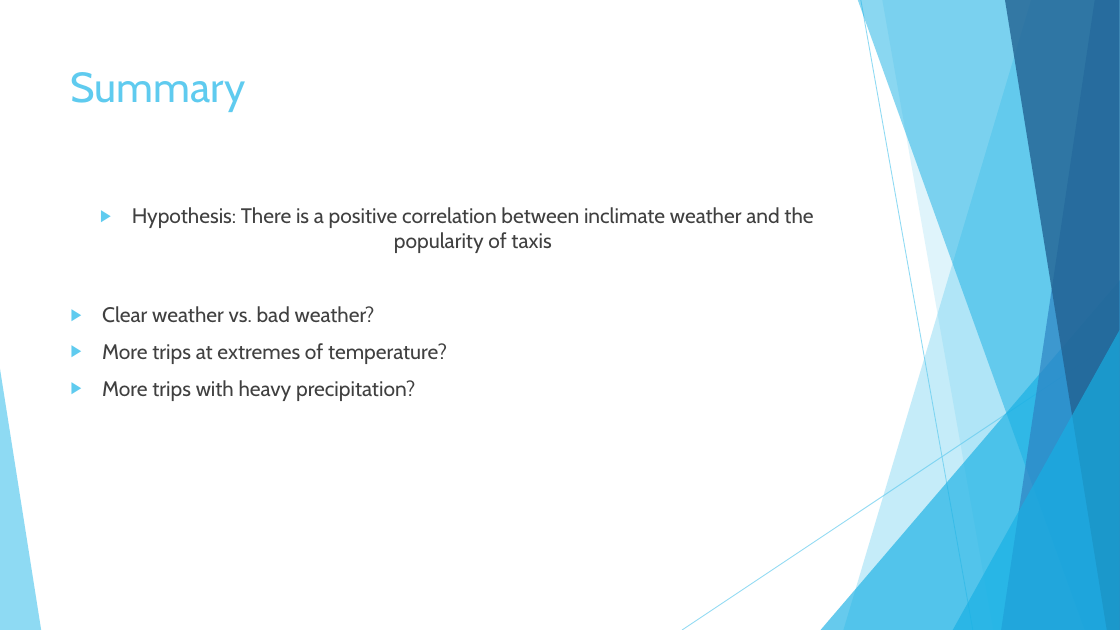
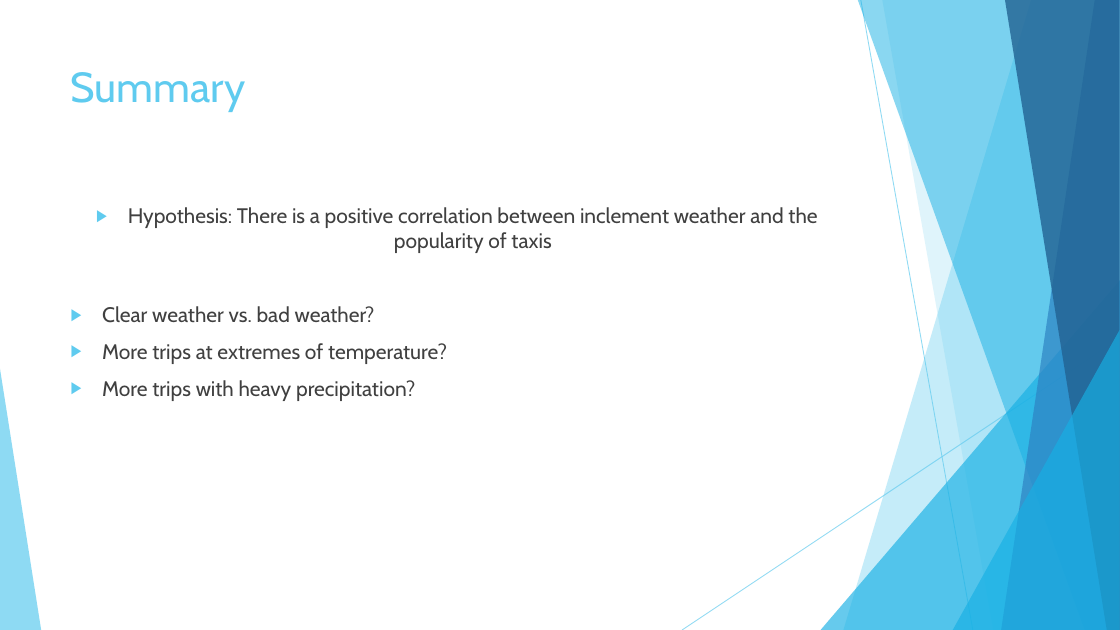
Before and after one commit to peterjorphan/07-project_one, a slide deck: slide 3 of Project1.pptx. Drawn at 1120x630 pixels with LibreOffice and Linux fonts; fonts in the diff are those of the drawing. Boxes give left, top, right and bottom in pixels: in the first picture for what was removed or moved away, otherwise in the second. Text is boxed around its words. In the diff, an @@ line names an element or a change of style, - is before the commit and + after.

```diff
--- a/Project1.pptx
+++ b/Project1.pptx
@@ text at (x1=128, y1=207, x2=817, y2=253): text changed @@
-▶ Hypothesis: There is a positive correlation between inclimate weather and the popularity of taxis
+▶ Hypothesis: There is a positive correlation between inclement weather and the popularity of taxis
```
Also in this commit, not shown: 1 other slide changed.
